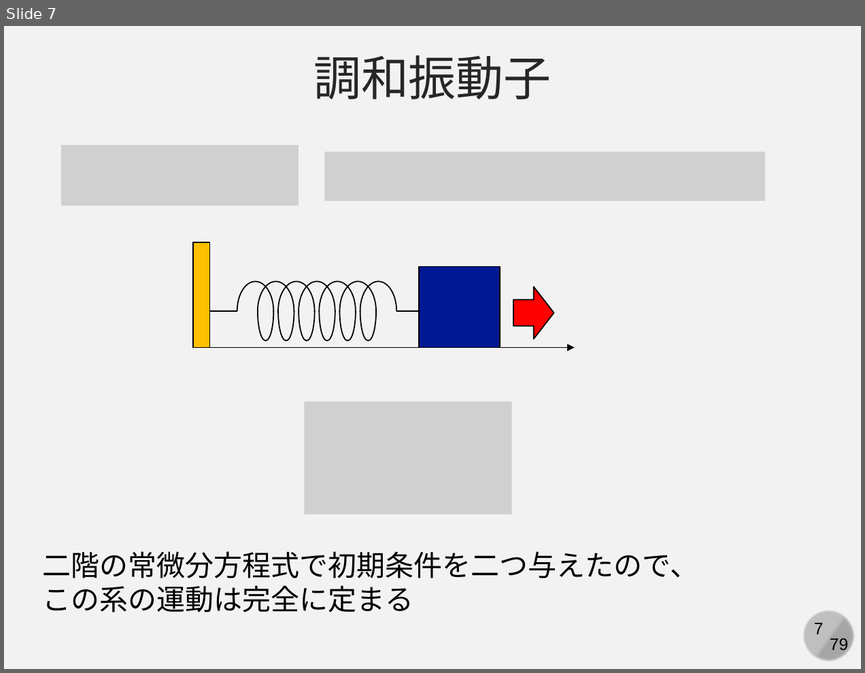
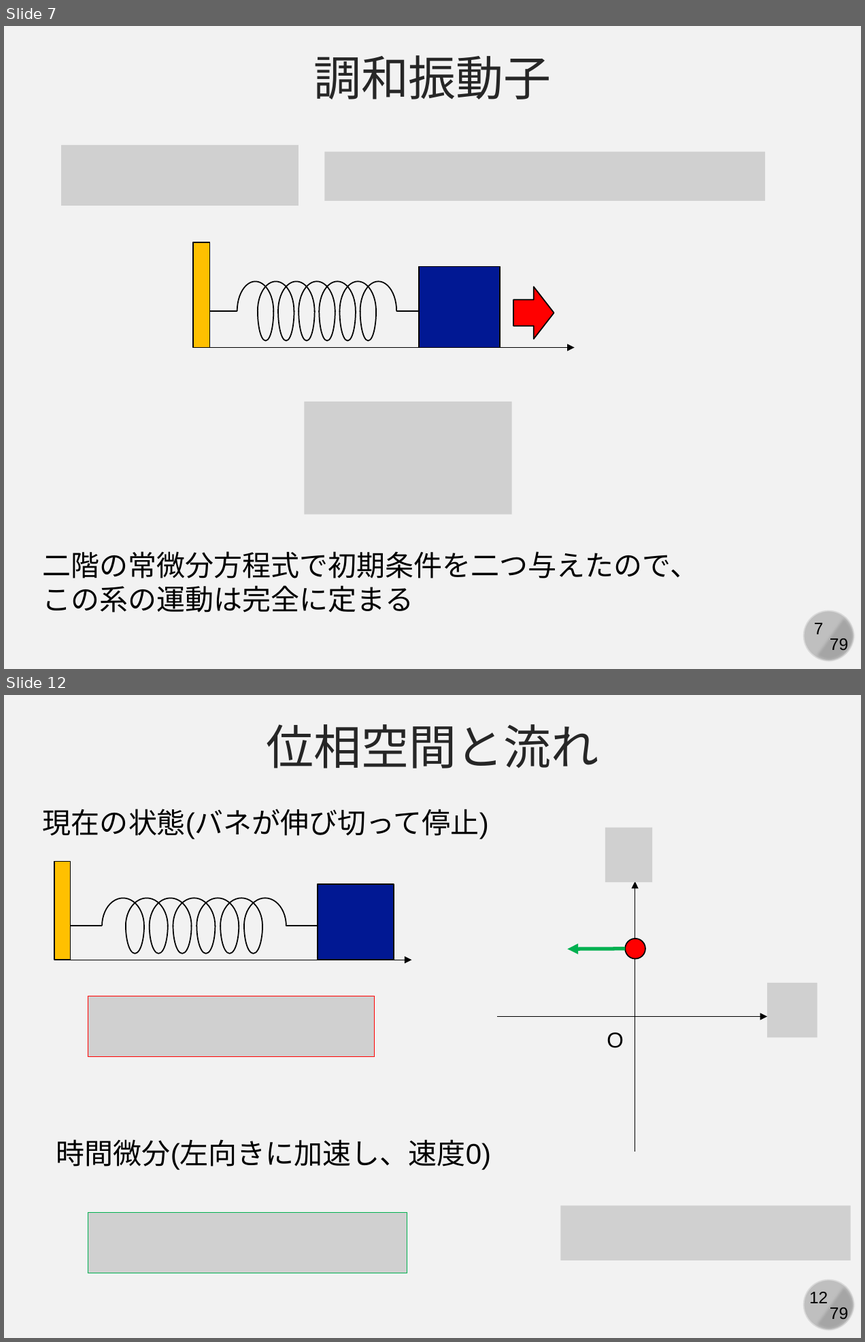
Before and after one commit to kaityo256/simulation_engineering, a slide deck: 05_md_basic/simulation05.pptx. Shown one above the other, each under a label of ours: slide 7 before the commit, slides 7 and 12 after it; the slides between them are not shown. The pictures are 865x673 and 865x1342 pixels, drawn with LibreOffice and Linux fonts; fonts in the diff are those of the drawing; grey boxes stand for pictures. Boxes give left, top, right and bottom in pixels: in the first picture for what was removed or moved away, otherwise in the second. Text is boxed around its words. In the diff, an @@ line names an element or a change of style, - is before the commit and + after.

```diff
--- a/05_md_basic/simulation05.pptx
+++ b/05_md_basic/simulation05.pptx
@@ slide 12 added at [4,695,861,1338], background #F2F2F2; not listed: 4 template elements that a slide beside it also shows @@
@@ text added at [266,724,599,768], 40 pt, text #262626 @@
+位相空間と流れ
@@ text added at [43,809,489,839], 24 pt, text #000000 @@
+現在の状態(バネが伸び切って停止)
@@ picture added at [606,828,653,883] @@
@@ rectangle added at [54,861,71,960], fill #FFC000, outline #000000 1 pt @@
@@ rectangle added at [317,884,393,960], fill #011893, outline #000000 1 pt @@
@@ arrow added from (634, 1151) to (634, 882), #000000 0.5 pt @@
@@ group added at [71,897,317,954]: 13 arc (boxed as its full ellipse)s, 2 lines @@
@@ ellipse added at [626,938,646,959], fill #FF0000, outline #000000 1 pt @@
@@ arrow added from (62, 960) to (412, 960), #000000 0.5 pt @@
@@ arrow added from (626, 949) to (567, 949), #00B050 3 pt @@
@@ picture added at [88,996,374,1057] @@
@@ picture added at [768,983,817,1038] @@
@@ arrow added from (498, 1016) to (768, 1016), #000000 0.5 pt @@
@@ text added at [606,1032,623,1048], 18 pt, text #000000 @@
+O
@@ text added at [56,1139,491,1170], 24 pt, text #000000 @@
+時間微分(左向きに加速し、速度0)
@@ picture added at [88,1212,407,1272] @@
@@ picture added at [561,1205,851,1259] @@
```
Also in this commit, not shown: 1 slide changed, 4 other slides added, 1 other file.
